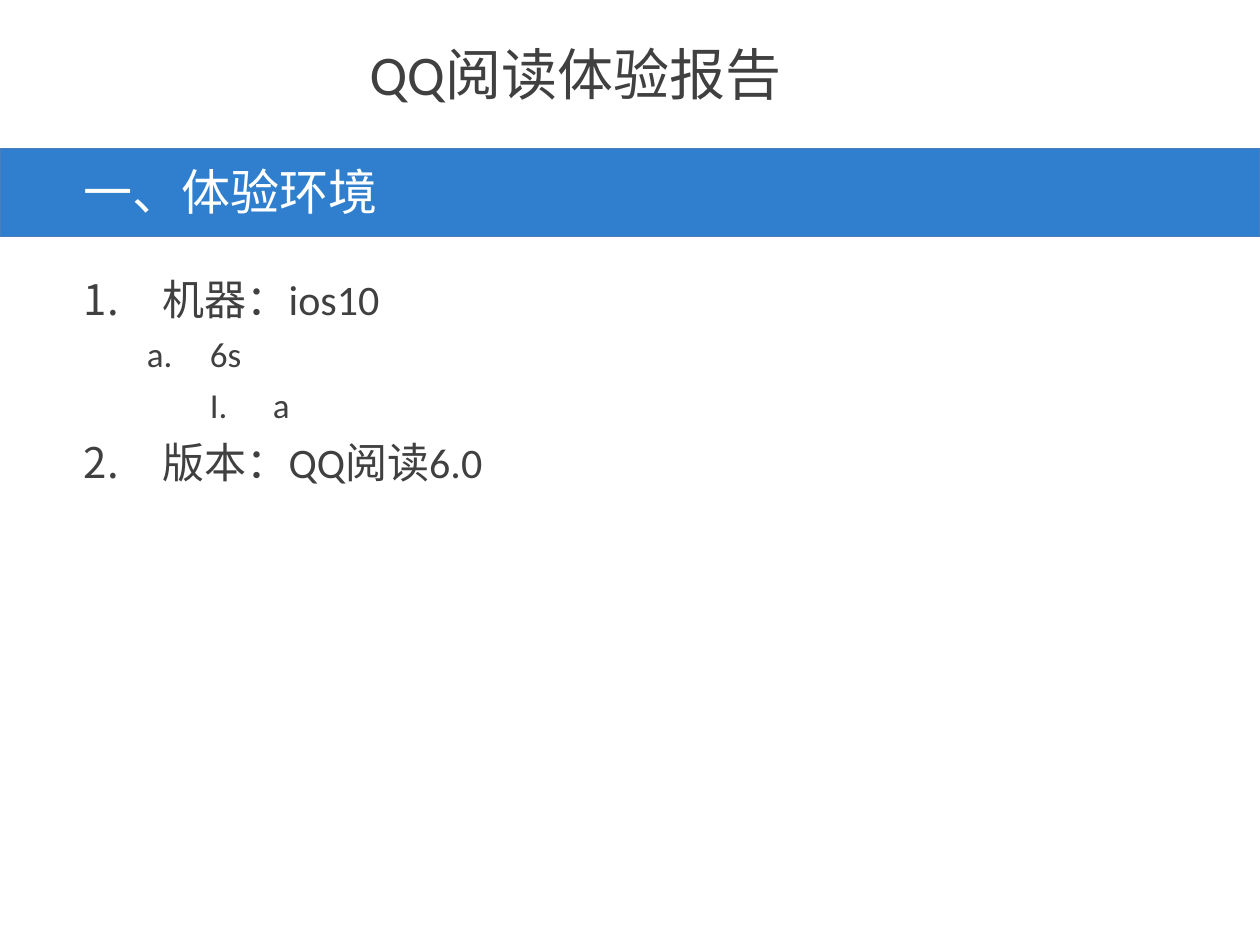
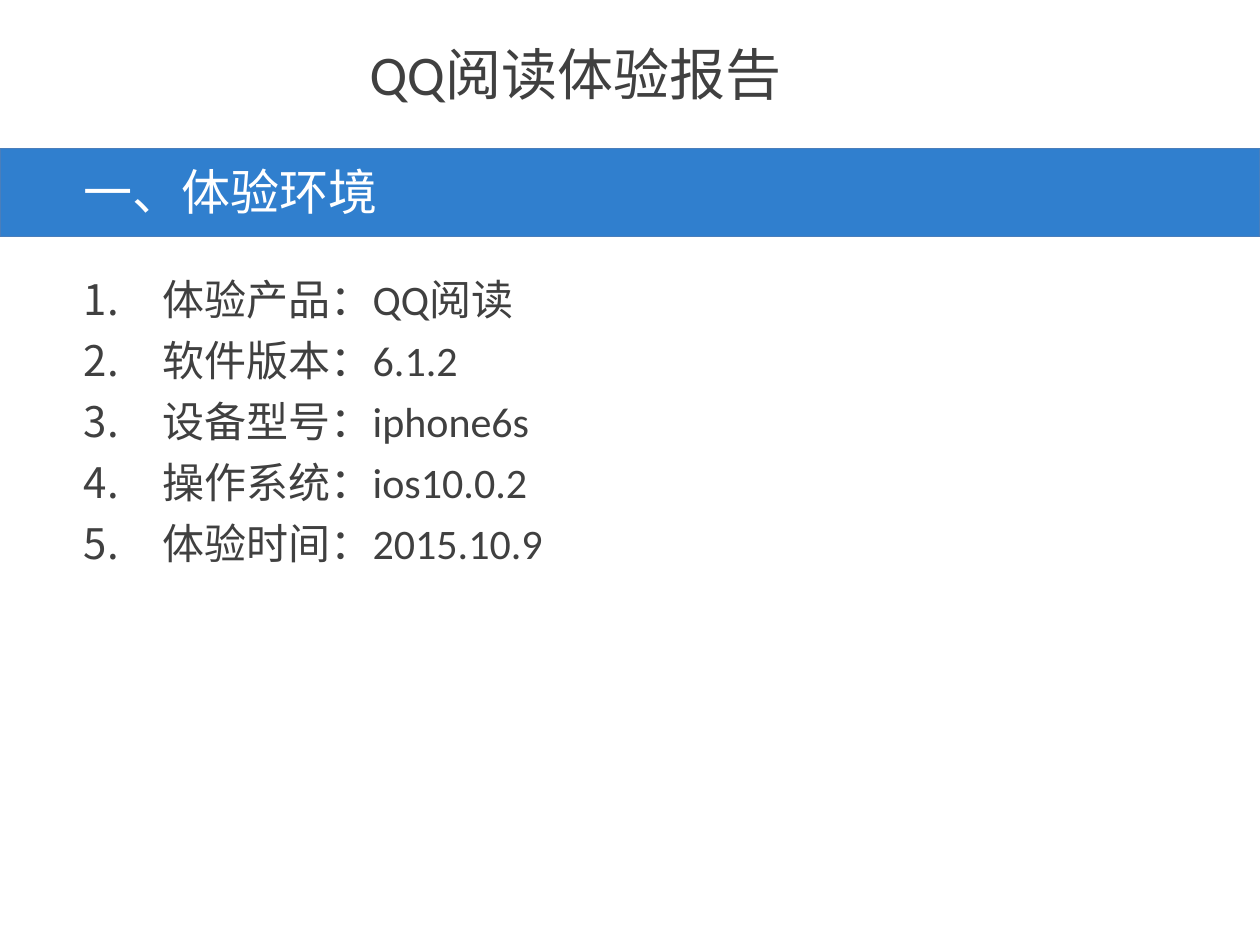
Before and after one commit to lupinge/someData, a slide deck: slide 1 of QQ阅读体验报告-卢平.ppt. Drawn at 1260x945 pixels with LibreOffice and Linux fonts; fonts in the diff are those of the drawing; background and template pictures are left out. Boxes give left, top, right and bottom in pixels: in the first picture for what was removed or moved away, otherwise in the second. Text is boxed around its words. In the diff, an @@ line names an element or a change of style, - is before the commit and + after.

Commit message:
done 1.0

```diff
--- a/QQ阅读体验报告-卢平.ppt
+++ b/QQ阅读体验报告-卢平.ppt
@@ text at (163, 279, 543, 563): text changed @@
-1. 机器：ios10
-  a. 6s
-    I. a
-2. 版本：QQ阅读6.0
+1. 体验产品：QQ阅读
+2. 软件版本：6.1.2
+3. 设备型号：iphone6s
+4. 操作系统：ios10.0.2
+5. 体验时间：2015.10.9
```
Also in this commit, not shown: 1 other slide changed, 11 slides added.
